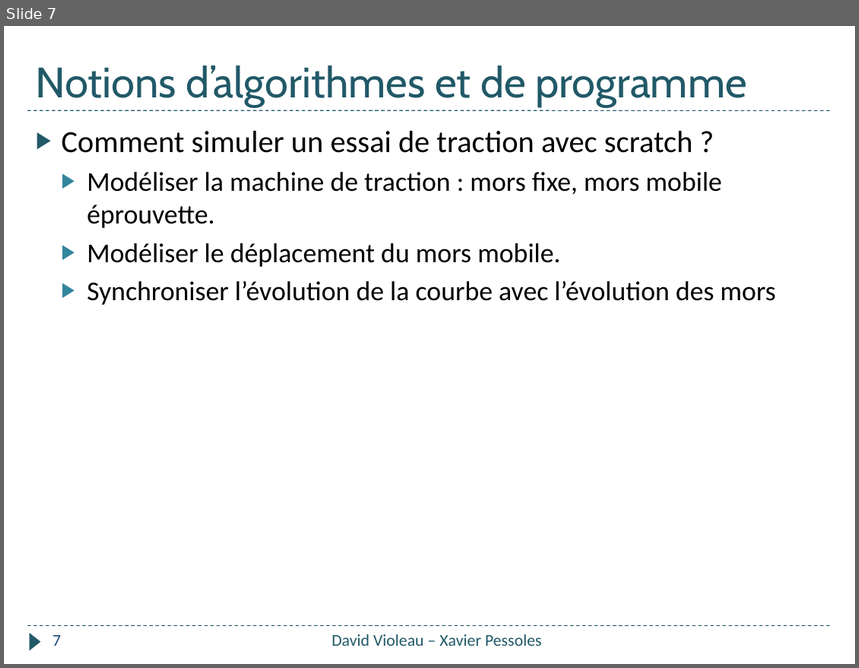
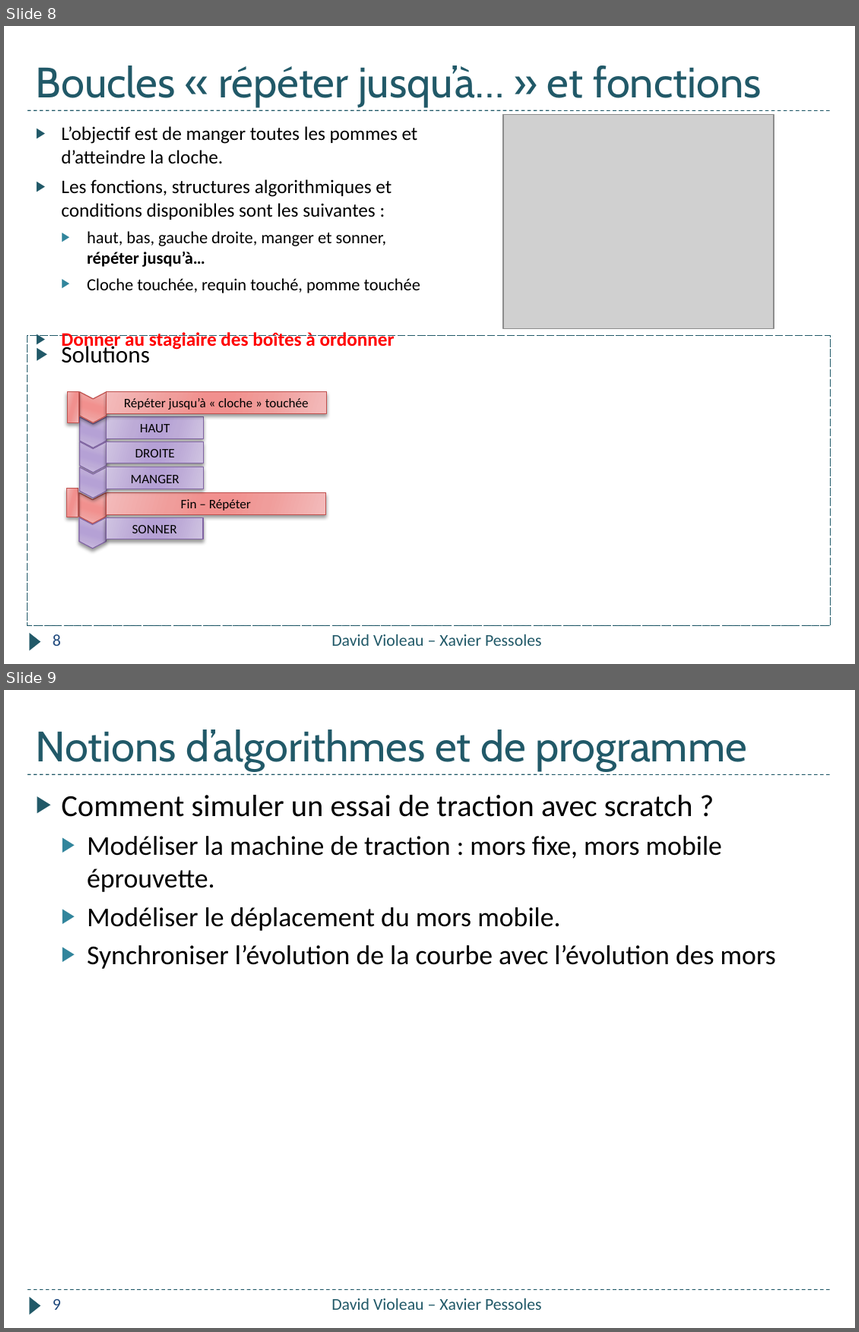
Before and after one commit to xpessoles/Informatique_College, a slide deck: Formation_2018/Quizz_Pomme/Quizz_Pomme.pptx. Shown one above the other, each under a label of ours: slide 7 before the commit, slides 8 and 9 after it. The pictures are 859x668 and 859x1332 pixels, drawn with LibreOffice and Linux fonts; fonts in the diff are those of the drawing; grey boxes stand for pictures. Boxes give left, top, right and bottom in pixels: in the first picture for what was removed or moved away, otherwise in the second. Text is boxed around its words. In the diff, an @@ line names an element or a change of style, - is before the commit and + after.

Commit message:
MAJ

```diff
--- a/Formation_2018/Quizz_Pomme/Quizz_Pomme.pptx
+++ b/Formation_2018/Quizz_Pomme/Quizz_Pomme.pptx
@@ slide 8 added at box(4, 26, 855, 664), background #FFFFFF; not listed: 3 template elements that a slide beside it also shows @@
@@ title added at box(36, 66, 762, 107), 36 pt, text #215968 @@
+Boucles « répéter jusqu’à… » et fonctions
@@ picture added at box(503, 114, 775, 329) @@
@@ text added at box(61, 126, 420, 351), 16.2 pt, text #000000 @@
+▶ L’objectif est de manger toutes les pommes et d’atteindre la cloche.
+▶ Les fonctions, structures algorithmiques et conditions disponibles sont les suivantes :
+  ▶ haut, bas, gauche droite, manger et sonner, répéter jusqu’à…
+  ▶ Cloche touchée, requin touché, pomme touchée
+▶ Donner au stagiaire des boîtes à ordonner
@@ rectangle added at box(28, 336, 832, 626), outline #215968 0.75 pt dashed, 20 pt, text #000000 @@
+▶ Solutions
@@ rectangle added at box(67, 392, 79, 423), fill gradient #F4BCBB to #F19C9B to #F09190, outline #C0504D 0.75 pt @@
@@ chevron added at box(80, 392, 107, 422), fill gradient #F4BCBB to #F19C9B to #F09190, outline #C0504D 0.75 pt @@
@@ rectangle added at box(106, 392, 325, 414), fill gradient #F4BCBB to #F19C9B to #F09190, outline #C0504D 0.75 pt, 11 pt, text #000000 @@
+Répéter jusqu’à « cloche » touchée
@@ chevron added at box(80, 417, 107, 448), fill gradient #D1C5E3 to #BDABD8 to #B6A1D5, outline #8064A2 0.75 pt @@
@@ rectangle added at box(106, 417, 203, 439), fill gradient #D1C5E3 to #BDABD8 to #B6A1D5, outline #8064A2 0.75 pt, 11 pt, text #000000 @@
+HAUT
@@ chevron added at box(80, 442, 107, 472), fill gradient #D1C5E3 to #BDABD8 to #B6A1D5, outline #8064A2 0.75 pt @@
@@ rectangle added at box(106, 442, 203, 465), fill gradient #D1C5E3 to #BDABD8 to #B6A1D5, outline #8064A2 0.75 pt, 11 pt, text #000000 @@
+DROITE
@@ chevron added at box(80, 468, 107, 498), fill gradient #D1C5E3 to #BDABD8 to #B6A1D5, outline #8064A2 0.75 pt @@
@@ rectangle added at box(106, 468, 203, 490), fill gradient #D1C5E3 to #BDABD8 to #B6A1D5, outline #8064A2 0.75 pt, 11 pt, text #000000 @@
+MANGER
@@ rectangle added at box(67, 488, 79, 517), fill gradient #F4BCBB to #F19C9B to #F09190, outline #C0504D 0.75 pt @@
@@ chevron added at box(79, 493, 106, 524), fill gradient #F4BCBB to #F19C9B to #F09190, outline #C0504D 0.75 pt @@
@@ rectangle added at box(106, 493, 325, 515), fill gradient #F4BCBB to #F19C9B to #F09190, outline #C0504D 0.75 pt, 11 pt, text #000000 @@
+Fin – Répéter
@@ chevron added at box(79, 518, 106, 548), fill gradient #D1C5E3 to #BDABD8 to #B6A1D5, outline #8064A2 0.75 pt @@
@@ rectangle added at box(106, 518, 203, 540), fill gradient #D1C5E3 to #BDABD8 to #B6A1D5, outline #8064A2 0.75 pt, 11 pt, text #000000 @@
+SONNER
@@ page number added at box(53, 635, 61, 646), 14 pt, text #1F497D @@
+8
@@ text added at box(332, 635, 542, 646), 14 pt, text #215968 @@
+David Violeau – Xavier Pessoles
@@ what was slide 7 is now slide 9 @@
@@ page number at box(53, 1300, 61, 1310): text changed @@
-7
+9
```
Also in this commit, not shown: 4 slides changed, 1 other slide added.
